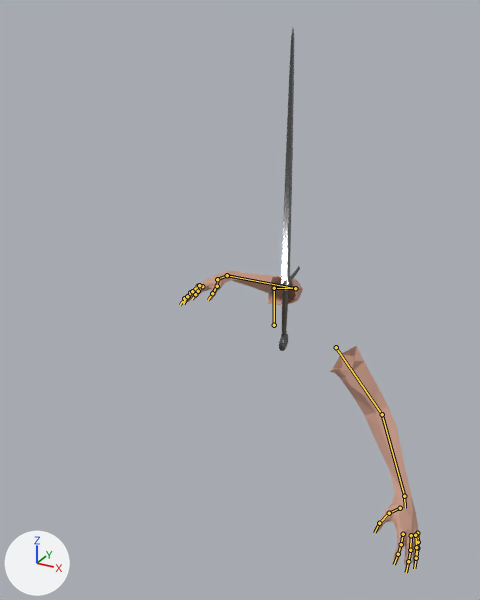
An edit to the Blender file ScoopsField/res/items/kings_sword/kings_sword.blend, drawn before and after from the same camera.
Camera for both pictures: a camera (50 mm lens) standing at (0.808, -1.766, 0.874) and looking at (-0.076, -0.158, 0.07). The axes (+X, +Y, +Z) are drawn at lower left. The lights are the same throughout. The first picture is the older version. The bones that change, and the others that lie on the model, are drawn over the model as lines.

In view in the first picture: 'Cylinder', 'Viewmodel'.
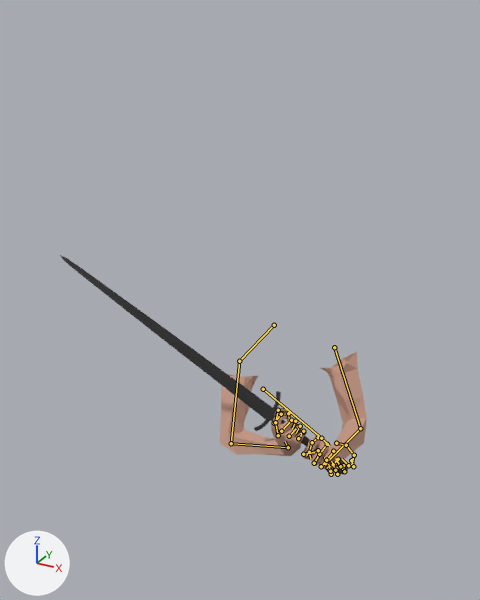
The newer file adds an action. The first version stands in its rest pose; the second is drawn at frame 0 of the action 'block_stance'.

The change in detail:
Bone 'index_01_l' (bone_index_01_l) moves from (0.0, 0.0, 0.0) to (0.001, 0.003, -0.001).
Bone 'index_01_l' (bone_index_01_l) turns from (0, 0, 0) to (49, 0, 0) degrees about its own x, y and z.
Bone 'middle_01_l' (bone_middle_01_l) moves from (0.0, 0.0, 0.0) to (0.001, 0.002, 0.001).
Bone 'middle_01_l' (bone_middle_01_l) turns from (0, 0, 0) to (58, 0, 0) degrees about its own x, y and z.
Bone 'pinky_01_l' (bone_pinky_01_l) moves from (0.0, 0.0, 0.0) to (0.0, -0.006, 0.0).
Bone 'pinky_01_l' (bone_pinky_01_l) turns from (0, 0, 0) to (55, 0, 0) degrees about its own x, y and z.
Bone 'ring_01_l' (bone_ring_01_l) moves from (0.0, 0.0, 0.0) to (0.0, 0.0, 0.001).
Bone 'ring_01_l' (bone_ring_01_l) turns from (0, 0, 0) to (62, 0, 0) degrees about its own x, y and z.
Bone 'thumb_01_l' (bone_thumb_01_l) turns from (0, 0, 0) to (18, 45, 35) degrees about its own x, y and z.
Bone 'thumb_02_l' (bone_thumb_02_l) turns from (0, 0, 0) to (61, 0, 0) degrees about its own x, y and z.
Bone 'clavicle_r' (bone_clavicle_r) turns from (0, 0, 0) to (52, -11, 35) degrees about its own x, y and z.
Bone 'lowerarm_r' (bone_lowerarm_r) turns from (0, 0, 0) to (51, 25, 58) degrees about its own x, y and z.
Bone 'index_01_r' (bone_index_01_r) moves from (0.0, 0.0, 0.0) to (0.001, 0.0, 0.002).
Bone 'index_01_r' (bone_index_01_r) turns from (0, 0, 0) to (54, 0, 0) degrees about its own x, y and z.
Bone 'middle_01_r' (bone_middle_01_r) moves from (0.0, 0.0, 0.0) to (0.001, -0.002, 0.002).
Bone 'middle_01_r' (bone_middle_01_r) turns from (0, 0, 0) to (62, 0, 0) degrees about its own x, y and z.
Bone 'middle_02_r' (bone_middle_02_r) turns from (0, 0, 0) to (9, 0, 0) degrees about its own x, y and z.
Bone 'middle_03_r' (bone_middle_03_r) turns from (0, 0, 0) to (-30, 0, 0) degrees about its own x, y and z.
Bone 'pinky_01_r' (bone_pinky_01_r) moves from (0.0, 0.0, 0.0) to (-0.001, -0.002, 0.01).
Bone 'pinky_01_r' (bone_pinky_01_r) turns from (0, 0, 0) to (80, 0, 0) degrees about its own x, y and z.
Bone 'pinky_02_r' (bone_pinky_02_r) turns from (0, 0, 0) to (-31, 0, 0) degrees about its own x, y and z.
Bone 'pinky_03_r' (bone_pinky_03_r) turns from (0, 0, 0) to (-14, 0, 0) degrees about its own x, y and z.
Bone 'ring_01_r' (bone_ring_01_r) moves from (0.0, 0.0, 0.0) to (0.001, -0.002, 0.005).
Bone 'ring_01_r' (bone_ring_01_r) turns from (0, 0, 0) to (66, 0, 0) degrees about its own x, y and z.
Bone 'ring_03_r' (bone_ring_03_r) turns from (0, 0, 0) to (-20, 0, 0) degrees about its own x, y and z.
Bone 'thumb_01_r' (bone_thumb_01_r) turns from (0, 0, 0) to (-1, -12, 7) degrees about its own x, y and z.
Bone 'thumb_02_r' (bone_thumb_02_r) turns from (0, 0, 0) to (35, 0, 0) degrees about its own x, y and z.
Bone 'weapon_r' (bone_weapon_r) moves from (0.0, 0.0, 0.0) to (0.243, -0.143, 0.426).
Bone 'weapon_r' (bone_weapon_r) turns from (0, 0, 0) to (8, 75, 70) degrees about its own x, y and z.
Bone 'hand_ik_l' (bone_hand_ik_l) moves from (0.0, 0.0, 0.0) to (-0.226, 0.007, 0.189).
Bone 'hand_ik_l' (bone_hand_ik_l) turns from (0, 0, 0) to (-6, 15, 89) degrees about its own x, y and z.
Bone 'hand_ik_r' (bone_hand_ik_r) moves from (0.0, 0.0, 0.0) to (0.151, -0.104, 0.304).
Bone 'hand_ik_r' (bone_hand_ik_r) turns from (0, 0, 0) to (3, 60, -42) degrees about its own x, y and z.

Changed parts and their boxes (x1, y1, x2, y2) in the pictures (480 x 600 px):
'Viewmodel', posed (39% narrower, 60% shorter): before (180, 270, 420, 572); after (220, 352, 366, 471)
'Cylinder', posed (832% wider, 32% shorter): before (270, 29, 300, 351); after (60, 255, 348, 474)
bone 'index_01_l', root to tip: before (403, 534) to (401, 544); after (318, 437) to (312, 442)
bone 'middle_01_l', root to tip: before (411, 535) to (410, 550); after (327, 444) to (319, 454)
bone 'pinky_01_l', root to tip: before (417, 533) to (418, 542); after (338, 459) to (333, 464)
bone 'ring_01_l', root to tip: before (415, 535) to (416, 547); after (333, 451) to (326, 460)
bone 'thumb_01_l', root to tip: before (400, 508) to (389, 513); after (318, 450) to (306, 454)
bone 'thumb_02_l', root to tip: before (389, 513) to (379, 523); after (306, 454) to (303, 454)
bone 'clavicle_r', root to tip: before (274, 325) to (274, 288); after (274, 325) to (239, 361)
bone 'lowerarm_r', root to tip: before (295, 288) to (227, 275); after (231, 443) to (288, 447)
bone 'index_01_r', root to tip: before (199, 286) to (193, 291); after (274, 423) to (281, 414)
bone 'middle_01_r', root to tip: before (198, 286) to (190, 292); after (281, 431) to (291, 420)
bone 'middle_02_r', root to tip: before (190, 292) to (184, 298); after (291, 420) to (295, 421)
bone 'middle_03_r', root to tip: before (184, 298) to (180, 305); after (295, 421) to (292, 428)
bone 'pinky_01_r', root to tip: before (202, 286) to (198, 291); after (298, 438) to (303, 432)
bone 'pinky_02_r', root to tip: before (198, 291) to (195, 294); after (303, 432) to (303, 431)
bone 'pinky_03_r', root to tip: before (195, 294) to (192, 299); after (303, 431) to (300, 433)
bone 'ring_01_r', root to tip: before (199, 285) to (192, 291); after (289, 436) to (298, 426)
bone 'ring_03_r', root to tip: before (187, 296) to (183, 303); after (300, 426) to (296, 433)
bone 'thumb_01_r', root to tip: before (217, 279) to (217, 286); after (278, 435) to (275, 422)
bone 'thumb_02_r', root to tip: before (217, 286) to (212, 293); after (275, 422) to (278, 410)
